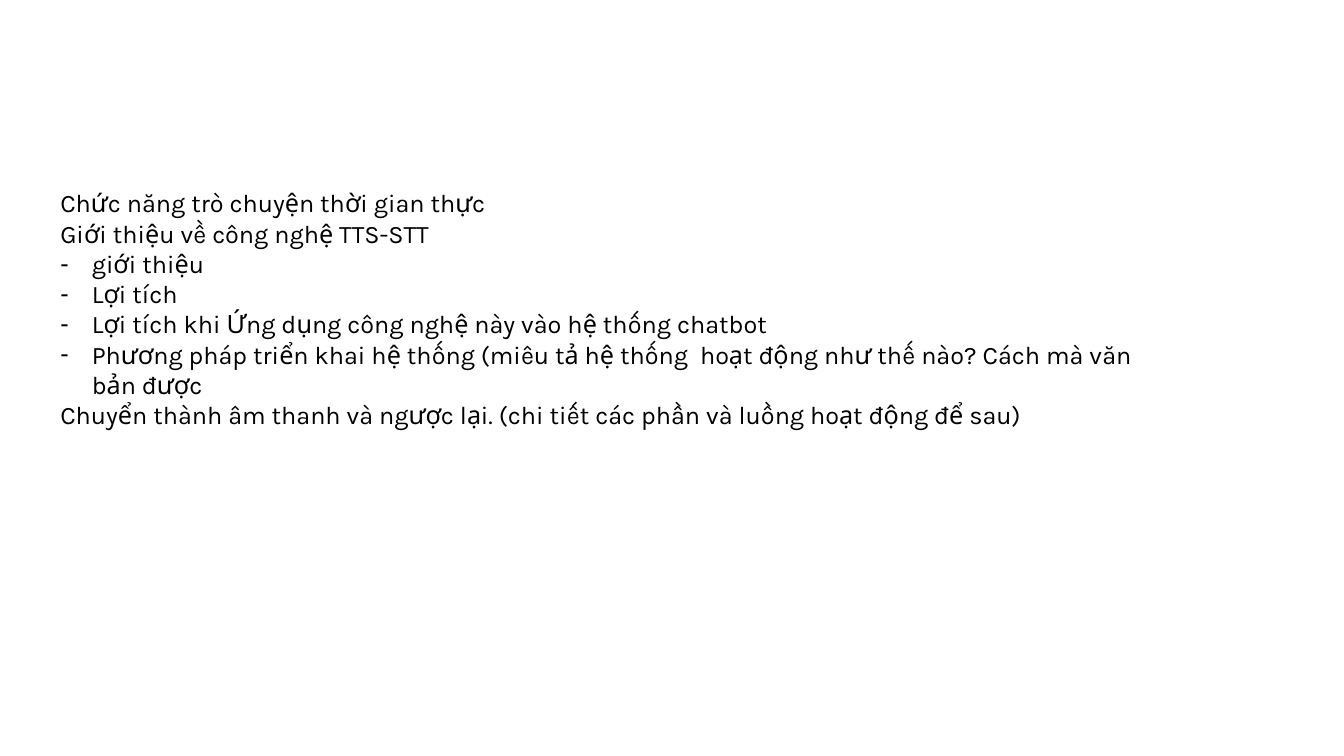
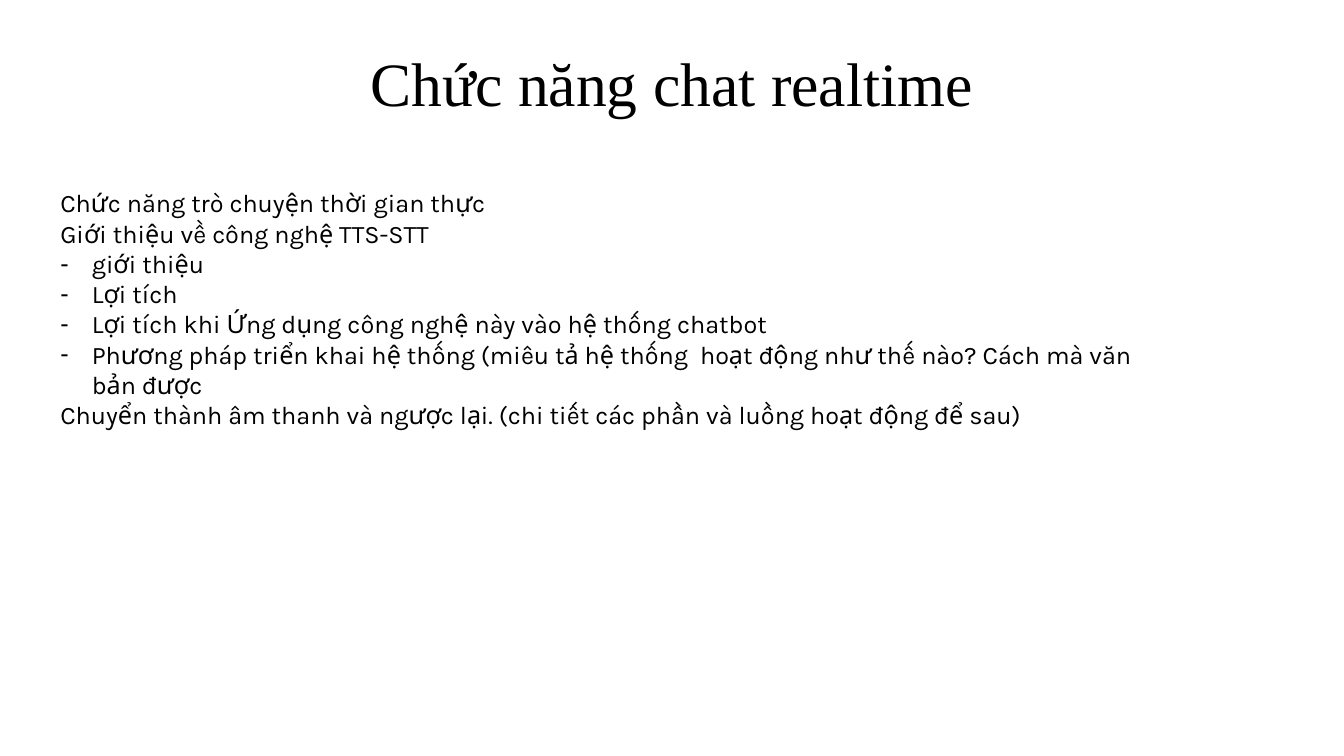
Before and after one commit to ngovanuc/Vietnamese_History_Chatbot, a slide deck: slide 23 of documents/slide bao cao.pptx. Drawn at 1344x756 pixels with LibreOffice and Linux fonts; fonts in the diff are those of the drawing. Boxes give left, top, right and bottom in pixels: in the first picture for what was removed or moved away, otherwise in the second. Text is boxed around its words. In the diff, an @@ line names an element or a change of style, - is before the commit and + after.

```diff
--- a/documents/slide bao cao.pptx
+++ b/documents/slide bao cao.pptx
@@ title added at [370,63,973,117], 44 pt, text #000000 @@
+Chức năng chat realtime
```
Also in this commit, not shown: 11 other slides changed, 9 slides added, 8 slides removed.
